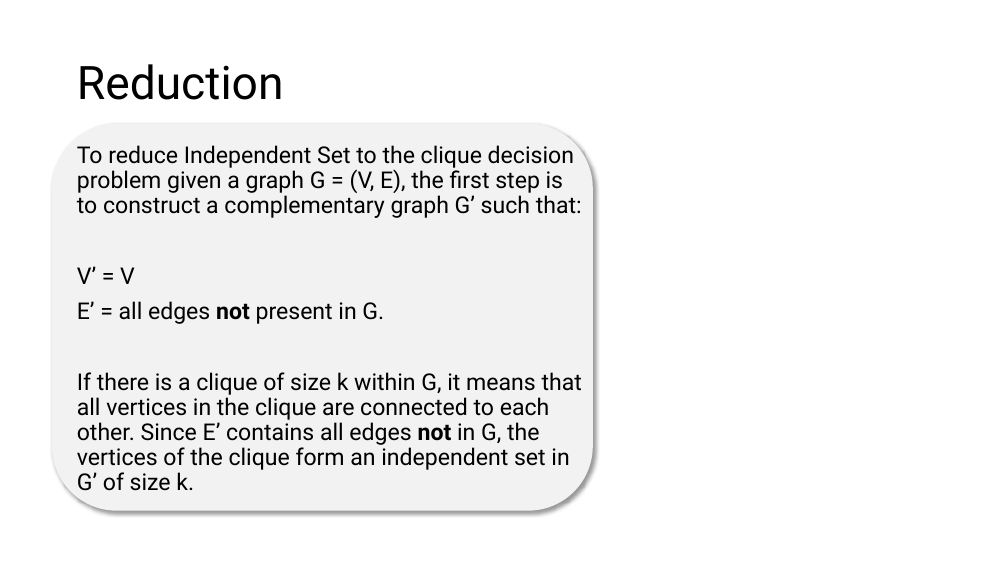
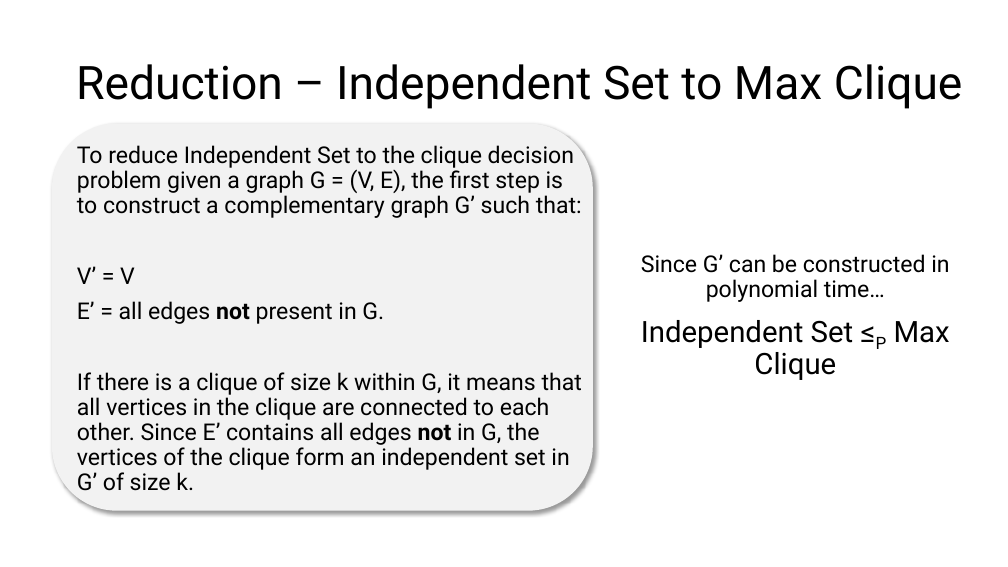
Before and after one commit to schaffsp/CS412FinalProject, a slide deck: slide 4 of problem_presentation.pptx. Drawn at 1008x567 pixels with LibreOffice and Linux fonts; fonts in the diff are those of the drawing. Boxes give left, top, right and bottom in pixels: in the first picture for what was removed or moved away, otherwise in the second. Text is boxed around its words. In the diff, an @@ line names an element or a change of style, - is before the commit and + after.

Commit message:
finished reduction slides

```diff
--- a/problem_presentation.pptx
+++ b/problem_presentation.pptx
@@ title at (x1=76, y1=64, x2=963, y2=109): text changed @@
-Reduction
+Reduction – Independent Set to Max Clique
@@ text added at (x1=641, y1=254, x2=950, y2=380), 22 pt, text #000000 @@
+Since G’ can be constructed in polynomial time…
+Independent Set ≤P Max Clique
```
Also in this commit, not shown: 1 slide added.
